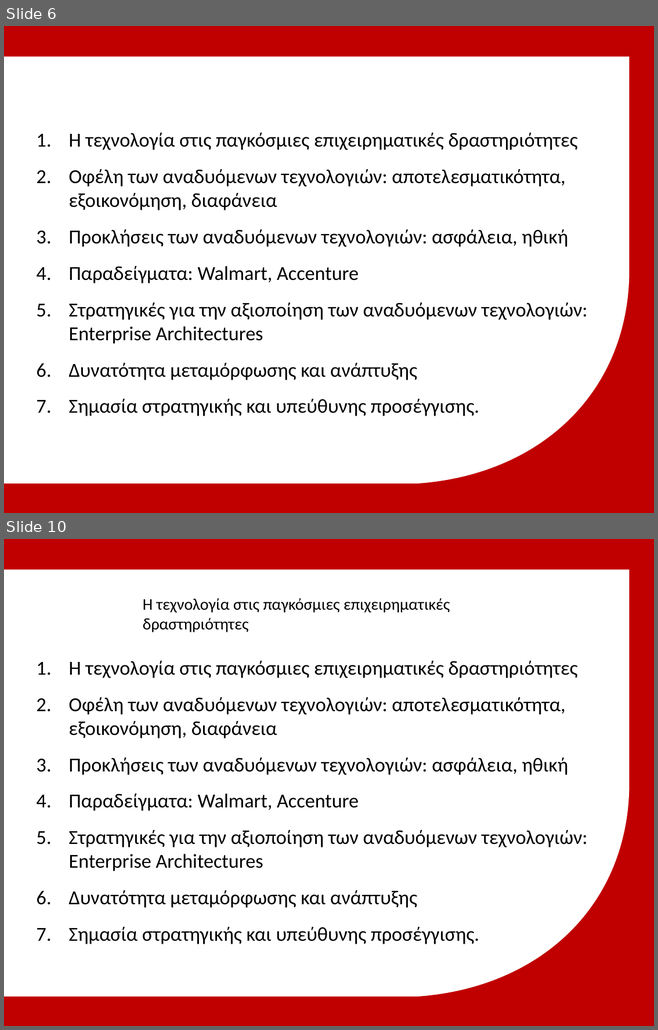
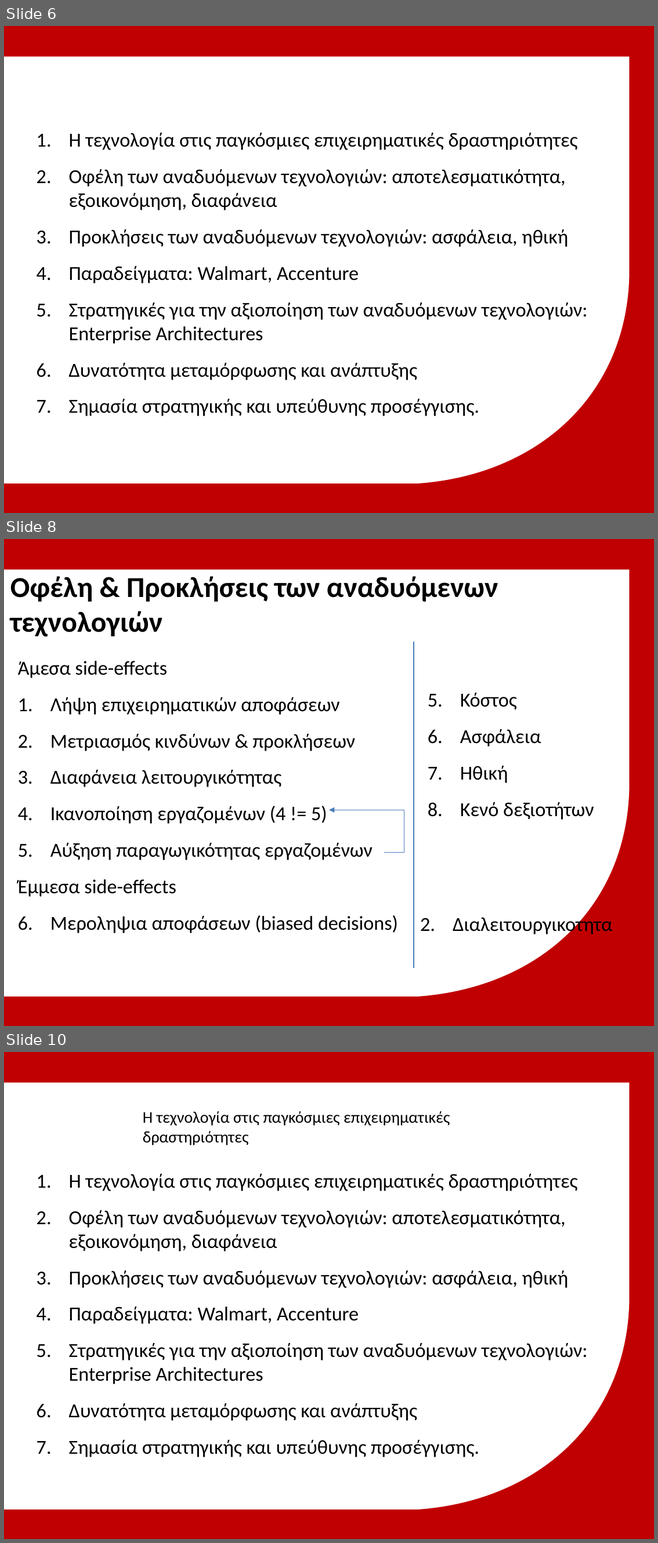
Before and after one commit to michailmarkou1995/MBA, a slide deck: Spiritual Wellbeing IV Professional Development and Applied Research/Μητροπολιτικό Κολλέγιο_ΣΕΚΦ[Μιχαηλ Μαρκου] IT in Global Business.pptx. Shown one above the other, each under a label of ours: slides 6 and 10 before the commit, slides 6, 8 and 10 after it; the slides between them are not shown. The pictures are 658x1030 and 658x1543 pixels, drawn with LibreOffice and Linux fonts; fonts in the diff are those of the drawing; background and template pictures are left out. Boxes give left, top, right and bottom in pixels: in the first picture for what was removed or moved away, otherwise in the second. Text is boxed around its words. In the diff, an @@ line names an element or a change of style, - is before the commit and + after.

```diff
--- a/Spiritual Wellbeing IV Professional Development and Applied Research/Μητροπολιτικό Κολλέγιο_ΣΕΚΦ[Μιχαηλ Μαρκου] IT in Global Business.pptx
+++ b/Spiritual Wellbeing IV Professional Development and Applied Research/Μητροπολιτικό Κολλέγιο_ΣΕΚΦ[Μιχαηλ Μαρκου] IT in Global Business.pptx
@@ slide 8 added at (4,539,654,1026), background #C00000; not listed: 1 template element that a slide beside it also shows @@
@@ text added at (10,576,498,637), 32 pt, text #000000, bold @@
+Οφέλη & Προκλήσεις των αναδυόμενων τεχνολογιών
@@ line added from (413, 642) to (413, 968), #4B7EBC 0.75 pt @@
@@ text added at (18,661,398,933), 22 pt, text #000000 @@
+Άμεσα side-effects
+1. Λήψη επιχειρηματικών αποφάσεων
+2. Μετριασμός κινδύνων & προκλήσεων
+3. Διαφάνεια λειτουργικότητας
+4. Ικανοποίηση εργαζομένων (4 != 5)
+5. Αύξηση παραγωγικότητας εργαζομένων
+Έμμεσα side-effects
+1. Μεροληψια αποφάσεων (biased decisions)
@@ text added at (460,693,593,820), 22 pt, text #000000 @@
+5. Κόστος
+6. Ασφάλεια
+7. Ηθική
+8. Κενό δεξιοτήτων
@@ elbow arrow added from (384, 852) to (329, 810), #4B7EBC 0.75 pt @@
@@ text added at (452,915,612,936), 22 pt, text #000000 @@
+2. Διαλειτουργικοτητα
```
Also in this commit, not shown: 1 slide changed, 1 other slide added, 2 slides removed.
